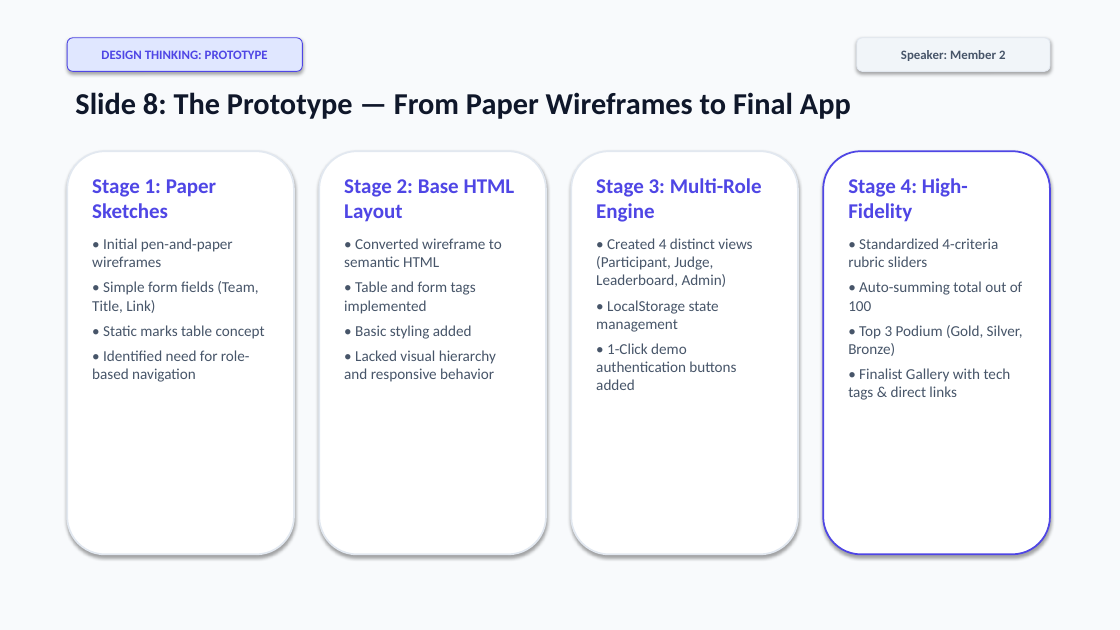
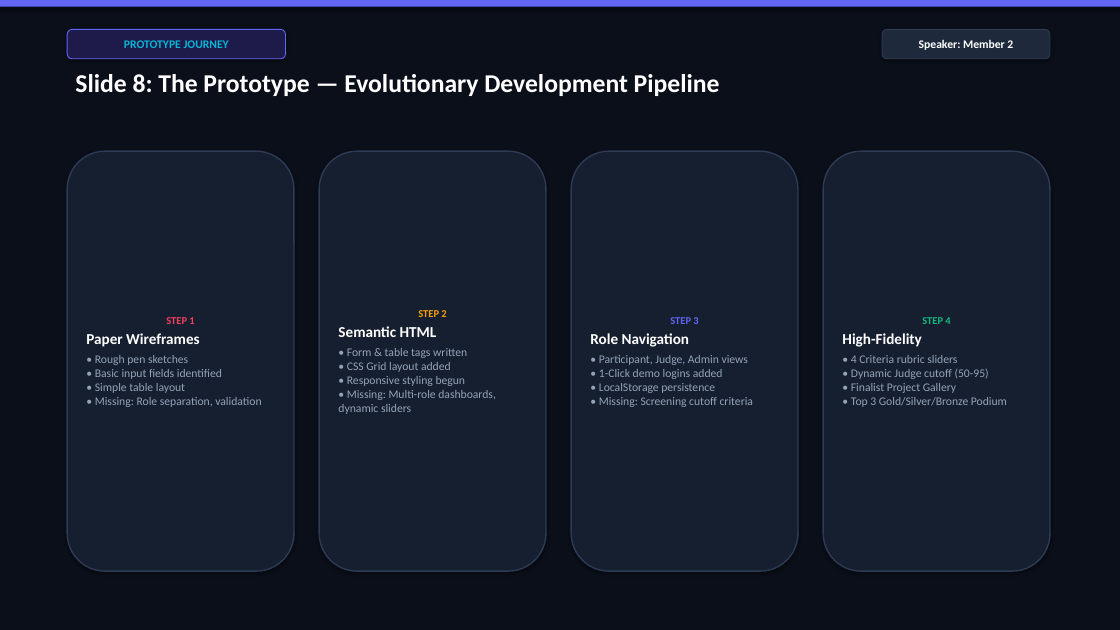
Before and after one commit to abhinandankumar802103/CSE326, a slide deck: slide 8 of HackNova_Presentation.pptx. Drawn at 1120x630 pixels with LibreOffice and Linux fonts; fonts in the diff are those of the drawing. Boxes give left, top, right and bottom in pixels: in the first picture for what was removed or moved away, otherwise in the second. Text is boxed around its words. In the diff, an @@ line names an element or a change of style, - is before the commit and + after.

```diff
--- a/HackNova_Presentation.pptx
+++ b/HackNova_Presentation.pptx
@@ rectangle at <box>0,0,1120,630</box>: fill #F8FAFC to #0B0F19 @@
@@ rectangle added at <box>0,0,1120,7</box>, fill #6366F1 @@
@@ rounded rectangle "PROTOTYPE JOURNEY": place and size @@
-rounded rectangle "PROTOTYPE JOURNEY" at <box>67,38,302,71</box>
+rounded rectangle "PROTOTYPE JOURNEY" at <box>67,29,286,59</box>
@@ rounded rectangle "PROTOTYPE JOURNEY" at <box>67,29,286,59</box>: fill #E0E7FF to #1E1B4B; outline #4F46E5 0.75 pt to #6366F1 0.75 pt @@
@@ rounded rectangle "Speaker: Member 2": place and size @@
-rounded rectangle "Speaker: Member 2" at <box>857,38,1050,71</box>
+rounded rectangle "Speaker: Member 2" at <box>882,29,1050,59</box>
@@ rounded rectangle "Speaker: Member 2" at <box>882,29,1050,59</box>: size 11 to 10 pt, text colour #475569 to #FFFFFF; fill #F1F5F9 to #1E293B; outline #E2E8F0 0.75 pt to #2D3B55 0.75 pt @@
@@ text in rounded rectangle at <box>124,40,229,48</box>: text changed; size 11 to 10 pt; text colour #4F46E5 to #06B6D4 @@
-DESIGN THINKING: PROTOTYPE
+PROTOTYPE JOURNEY
@@ text at <box>75,74,720,96</box>: text changed; size 26 to 22 pt; text colour #0F172A to #FFFFFF @@
-Slide 8: The Prototype — From Paper Wireframes to Final App
+Slide 8: The Prototype — Evolutionary Development Pipeline
@@ rounded rectangle "STEP 1": place and size @@
-rounded rectangle "STEP 1" at <box>92,179,265,382</box>
+rounded rectangle "STEP 1" at <box>67,151,294,571</box>
@@ rounded rectangle "STEP 1" at <box>67,151,294,571</box>: vertical alignment top to middle; fill none to #161F30; outline none to #2D3B55 1.2 pt; shadow on @@
@@ rounded rectangle removed at <box>67,151,294,555</box> @@
@@ rounded rectangle "STEP 2": place and size @@
-rounded rectangle "STEP 2" at <box>319,151,546,555</box>
+rounded rectangle "STEP 2" at <box>319,151,546,571</box>
@@ rounded rectangle "STEP 2" at <box>319,151,546,571</box>: fill #FFFFFF to #161F30; outline #E2E8F0 1.5 pt to #2D3B55 1.2 pt @@
@@ text removed at <box>344,179,515,382</box> @@
-Stage 2: Base HTML Layout
-• Converted wireframe to semantic HTML
-• Table and form tags implemented
-• Basic styling added
-• Lacked visual hierarchy and responsive behavior
@@ rounded rectangle "STEP 3" at <box>571,151,798,571</box>: fill #FFFFFF to #161F30; outline #E2E8F0 1.5 pt to #2D3B55 1.2 pt @@
@@ rounded rectangle "STEP 3": place and size @@
-rounded rectangle "STEP 3" at <box>571,151,798,555</box>
+rounded rectangle "STEP 3" at <box>571,151,798,571</box>
@@ text removed at <box>596,178,762,390</box> @@
-Stage 3: Multi-Role Engine
-• Created 4 distinct views (Participant, Judge, Leaderboard, Admin)
-• LocalStorage state management
-• 1-Click demo authentication buttons added
@@ rounded rectangle "STEP 4": place and size @@
-rounded rectangle "STEP 4" at <box>823,151,1050,555</box>
+rounded rectangle "STEP 4" at <box>823,151,1050,571</box>
@@ rounded rectangle "STEP 4" at <box>823,151,1050,571</box>: fill #FFFFFF to #161F30; outline #4F46E5 1.5 pt to #2D3B55 1.2 pt @@
@@ text removed at <box>848,178,1023,400</box> @@
-Stage 4: High-Fidelity
-• Standardized 4-criteria rubric sliders
-• Auto-summing total out of 100
-• Top 3 Podium (Gold, Silver, Bronze)
-• Finalist Gallery with tech tags & direct links
@@ text in rounded rectangle at <box>86,317,261,407</box>: text changed; size 13 to 10 pt; text colour #475569 to #94A3B8 @@
-Stage 1: Paper Sketches
-• Initial pen-and-paper wireframes
-• Simple form fields (Team, Title, Link)
-• Static marks table concept
-• Identified need for role-based navigation
+STEP 1
+Paper Wireframes
+• Rough pen sketches
+• Basic input fields identified
+• Simple table layout
+• Missing: Role separation, validation
@@ text in rounded rectangle at <box>338,310,496,414</box>: text added @@
+STEP 2
+Semantic HTML
+• Form & table tags written
+• CSS Grid layout added
+• Responsive styling begun
+• Missing: Multi-role dashboards, dynamic sliders
@@ text in rounded rectangle at <box>590,317,754,407</box>: text added @@
+STEP 3
+Role Navigation
+• Participant, Judge, Admin views
+• 1-Click demo logins added
+• LocalStorage persistence
+• Missing: Screening cutoff criteria
@@ text in rounded rectangle at <box>842,317,1007,407</box>: text added @@
+STEP 4
+High-Fidelity
+• 4 Criteria rubric sliders
+• Dynamic Judge cutoff (50-95)
+• Finalist Project Gallery
+• Top 3 Gold/Silver/Bronze Podium
```
Also in this commit, not shown: 5 other slides changed, 6 slides added, 6 slides removed, 2 other files.
